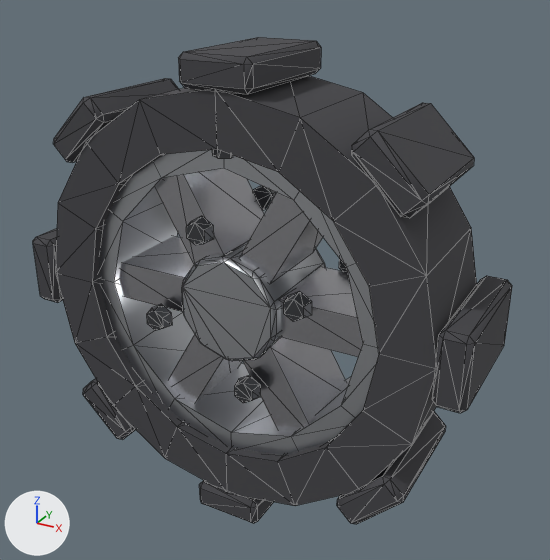
An edit to the glTF model Arena/assets/parts/drive/wheel_standard.glb, drawn before and after from the same camera.
Before and after are seen from a 50 mm lens placed at (0.166, -0.284, 0.149), pointed at (0.007, 0.006, 0.004). Lighting does not change. The marker at lower left points along +X, +Y and +Z. The picture after the commit comes second. Mesh edges are drawn as thin lines. Vertices at exactly the same position are counted once.

Objects in the first picture: 'body'.
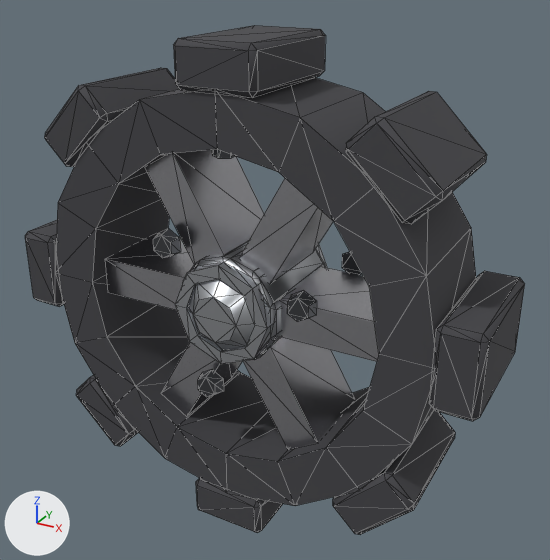
Where the change shows, as pixel boxes [x1, y1, x2, y2] in the pictures (550 x 560 px; the box of a moved part takes in the faces that stretch with it):
'body', reshaped
    before: [33, 37, 512, 524]
    after: [25, 25, 525, 535]
part 1 of me_body, added
    after: [188, 279, 255, 350]
part 2 of me_body, moved or reshaped
    before: [432, 276, 512, 413]
    after: [429, 271, 525, 421]
part 3 of me_body, moved or reshaped
    before: [178, 37, 321, 94]
    after: [173, 25, 326, 97]
part 4 of me_body, moved or reshaped
    before: [33, 228, 63, 303]
    after: [25, 220, 64, 307]
part 5 of me_body, moved or reshaped
    before: [199, 480, 273, 523]
    after: [196, 478, 283, 533]
part 6 of me_body, added
    after: [342, 252, 362, 274]
part 7 of me_body, added
    after: [287, 290, 317, 322]
part 8 of me_body, added
    after: [153, 228, 181, 258]
part 9 of me_body, added
    after: [198, 369, 224, 397]
part 10 of me_body, rebuilt (7% wider, 16% taller)
    before: [53, 78, 179, 163]
    after: [45, 68, 180, 167]
part 11 of me_body, rebuilt (12% wider, 11% taller)
    before: [337, 411, 446, 524]
    after: [333, 410, 455, 535]
part 12 of me_body, rebuilt (15% wider, 16% taller)
    before: [351, 103, 474, 218]
    after: [346, 91, 487, 224]
part 13 of me_body, rebuilt (17% wider, 16% taller)
    before: [83, 379, 136, 440]
    after: [76, 375, 138, 446]
part 14 of me_body, added (mostly hidden)
    after: [316, 244, 327, 268]
part 15 of me_body, added
    after: [175, 262, 274, 364]
part 16 of me_body, deleted
    before: [147, 186, 347, 403]
part 17 of me_body, deleted
    before: [99, 150, 379, 455]

Diff of the bpy script that builds the scene:
```diff
--- a/Arena/assets/parts/drive/wheel_standard.glb.py
+++ b/Arena/assets/parts/drive/wheel_standard.glb.py
@@ me_body @@
-me_body.from_pydata(...)  # 520 vertices, 944 faces; spans x -0.111..0.111, y -0.032..0.032, z -0.111..0.111
+me_body.from_pydata(...)  # 544 vertices, 992 faces; spans x -0.116..0.116, y -0.036..0.036, z -0.116..0.116
+# me_body part 1: a new loose piece, an 8-sided cut cone along y (radius 0.011 at the low end, 0.0187 at the high end) spanning x -0.0187..0.0187, y -0.0361..-0.0295, z -0.0187..0.0187, in mat_steel (light grey #cbced3)
+# me_body part 2: the loose piece of 24 vertices spanning x 0.097..0.111, y -0.032..0.032, z -0.017..0.017 is scaled about its middle by (1.54, 1, 1.13), then moved by (0.002, 0.0, 0.0)
+# me_body part 3: the loose piece of 24 vertices spanning x -0.017..0.017, y -0.032..0.032, z 0.097..0.111 is scaled about its middle by (1.13, 1, 1.54), then moved by (0.0, 0.0, 0.002)
+# me_body part 4: the loose piece of 24 vertices spanning x -0.111..-0.097, y -0.032..0.032, z -0.017..0.017 is scaled about its middle by (1.54, 1, 1.13), then moved by (-0.002, 0.0, 0.0)
+# me_body part 5: the loose piece of 24 vertices spanning x -0.017..0.017, y -0.032..0.032, z -0.111..-0.097 is scaled about its middle by (1.13, 1, 1.54), then moved by (0.0, 0.0, -0.002)
+# me_body part 6: a new loose piece, a 6-sided cut cone along y (radius 0.0068 at the low end, 0.0054 at the high end) spanning x 0.0323..0.0441, y 0.026..0.0315, z 0.005..0.0186, in mat_dark_metal (dark grey #5f6165)
+# me_body part 7: a new loose piece, a 6-sided cut cone along y (radius 0.0054 at the low end, 0.0068 at the high end) spanning x 0.0323..0.0441, y -0.0315..-0.026, z 0.005..0.0186, in mat_dark_metal (dark grey #5f6165)
+# me_body part 8: a new loose piece, a 6-sided cut cone along y (radius 0.0054 at the low end, 0.0068 at the high end) spanning x -0.0352..-0.0235, y -0.0315..-0.026, z 0.0204..0.034, in mat_dark_metal (dark grey #5f6165)
+# me_body part 9: a new loose piece, a 6-sided cut cone along y (radius 0.0054 at the low end, 0.0068 at the high end) spanning x -0.0148..-0.003, y -0.0315..-0.026, z -0.0458..-0.0322, in mat_dark_metal (dark grey #5f6165)
+# me_body part 10: the loose piece of 24 vertices spanning x -0.089..-0.058, y -0.032..0.032, z 0.058..0.089 is rebuilt with 24 vertices and now spans x -0.094..-0.056, y -0.032..0.032, z 0.056..0.094
+# me_body part 11: the loose piece of 24 vertices spanning x 0.058..0.089, y -0.032..0.032, z -0.089..-0.058 is rebuilt with 24 vertices and now spans x 0.056..0.094, y -0.032..0.032, z -0.094..-0.056
+# me_body part 12: the loose piece of 24 vertices spanning x 0.058..0.089, y -0.032..0.032, z 0.058..0.089 is rebuilt with 24 vertices and now spans x 0.056..0.094, y -0.032..0.032, z 0.056..0.094
+# me_body part 13: the loose piece of 24 vertices spanning x -0.089..-0.058, y -0.032..0.032, z -0.089..-0.058 is rebuilt with 24 vertices and now spans x -0.094..-0.056, y -0.032..0.032, z -0.094..-0.056
+# me_body part 14: a new loose piece of 32 vertices spanning x -0.024..0.024, y 0.024..0.032, z -0.024..0.024, in mat_steel (light grey #cbced3)
+# me_body part 15: a new loose piece of 32 vertices spanning x -0.024..0.024, y -0.032..-0.024, z -0.024..0.024, in mat_steel (light grey #cbced3)
+# me_body part 16: 8 loose pieces with 96 vertices, spanning x -0.042..0.042, y -0.032..0.032, z -0.043..0.043, are deleted
+# me_body part 17: 48 vertices removed from x -0.076..0.076, y -0.025..0.025, z -0.076..0.076
+# other edits to the shape of me_body do not show in these pictures
 me_body.materials.append(mat_steel)
```
